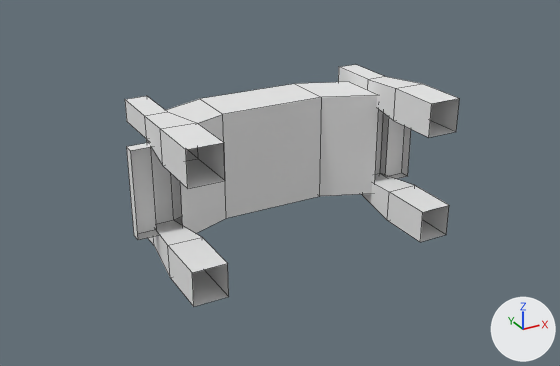
The FBX model Assets/Meshes/Bridges/stonebridge_001.fbx, before and after one commit.
Before and after are seen from a 50 mm lens placed at (-16.85, -24.16, 8.66), pointed at (-4.65, -1.98, -2.43). Arrows for +X, +Y and +Z are at lower right; the lights stay in place. Mesh edges are drawn as thin lines.

Names of what the first picture shows: 'stonebridge_001'.
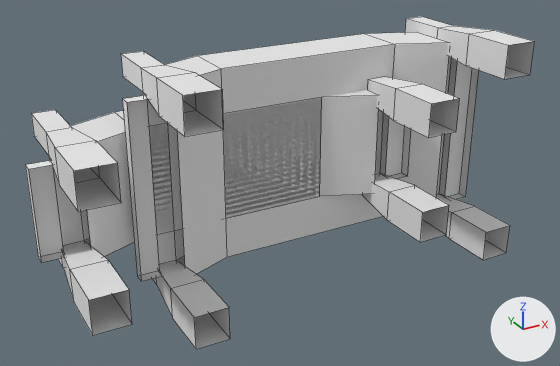
Where the change shows, as pixel boxes (x1, y1, x2, y2) in the pictures (560 x 366 px; the box of a moved part takes in the faces that stretch with it):
'stonebridge_001', reshaped (30% wider, 7% taller)
    before: (125, 64, 460, 306)
    after: (25, 76, 460, 335)
'stonebridge_001a', added
    after: (121, 17, 534, 349)
    faces in mat_112_019 (its picture is missing): (121, 17, 534, 349)
    faces in mat_168_020 (its picture is missing): (122, 56, 479, 281)
part 1 of me_cube_014, moved or reshaped
    before: (125, 84, 322, 306)
    after: (25, 97, 322, 335)

The change, as a list of edits to the scene's bpy script:
```text
Add mat_117_020:
    mat_117_020 = principled_material('117.020')
    mat_117_020.base_color = (0.8, 0.8, 0.8)  # white #e7e7e7
    mat_117_020.roughness = 1.0
Add mat_112_019:
    mat_112_019 = principled_material('112.019')
    mat_112_019.base_color = (0.8, 0.8, 0.8)  # white #e7e7e7
    mat_112_019.roughness = 1.0
Add mat_168_020:
    mat_168_020 = principled_material('168.020')
    mat_168_020.base_color = (0.8, 0.8, 0.8)  # white #e7e7e7
    mat_168_020.roughness = 1.0
Change me_cube_014:
    where me_cube_014.from_pydata(...)  # 108 vertices, 88 faces; spans x -10.01..1.2, y -4.4..1.6, z -4.6..0.6
    used by ob_stonebridge_001; location = (0.1, -0.5, 0.1)
    me_cube_014 part 1: all 54 vertices in x -10.01..-6.4, y -4.4..1.6, z -4.6..0.6 are moved by (-3.19, 0.0, 0.0)
Add me_cube_020:
    me_cube_020.from_pydata(...)  # 108 vertices, 88 faces; spans x -10.01..4.39, y -4.4..1.6, z -6.2..2.2
    # faces by material slot: [63, 15, 10]
    me_cube_020.materials.append(mat_112_019)  # its picture is missing
    me_cube_020.materials.append(mat_168_020)  # its picture is missing
    me_cube_020.materials.append(mat_117_020)  # its picture is missing
Add ob_stonebridge_001a:
    ob_stonebridge_001a = bpy.data.objects.new('stonebridge_001a', me_cube_020)
    ob_stonebridge_001a.location = (0.1, -0.5, 0.1)
```
